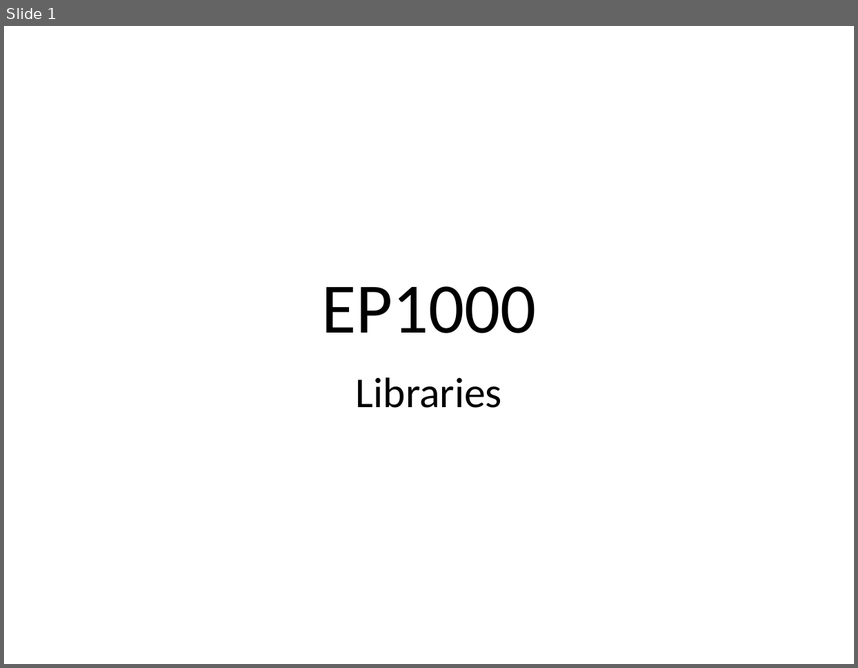
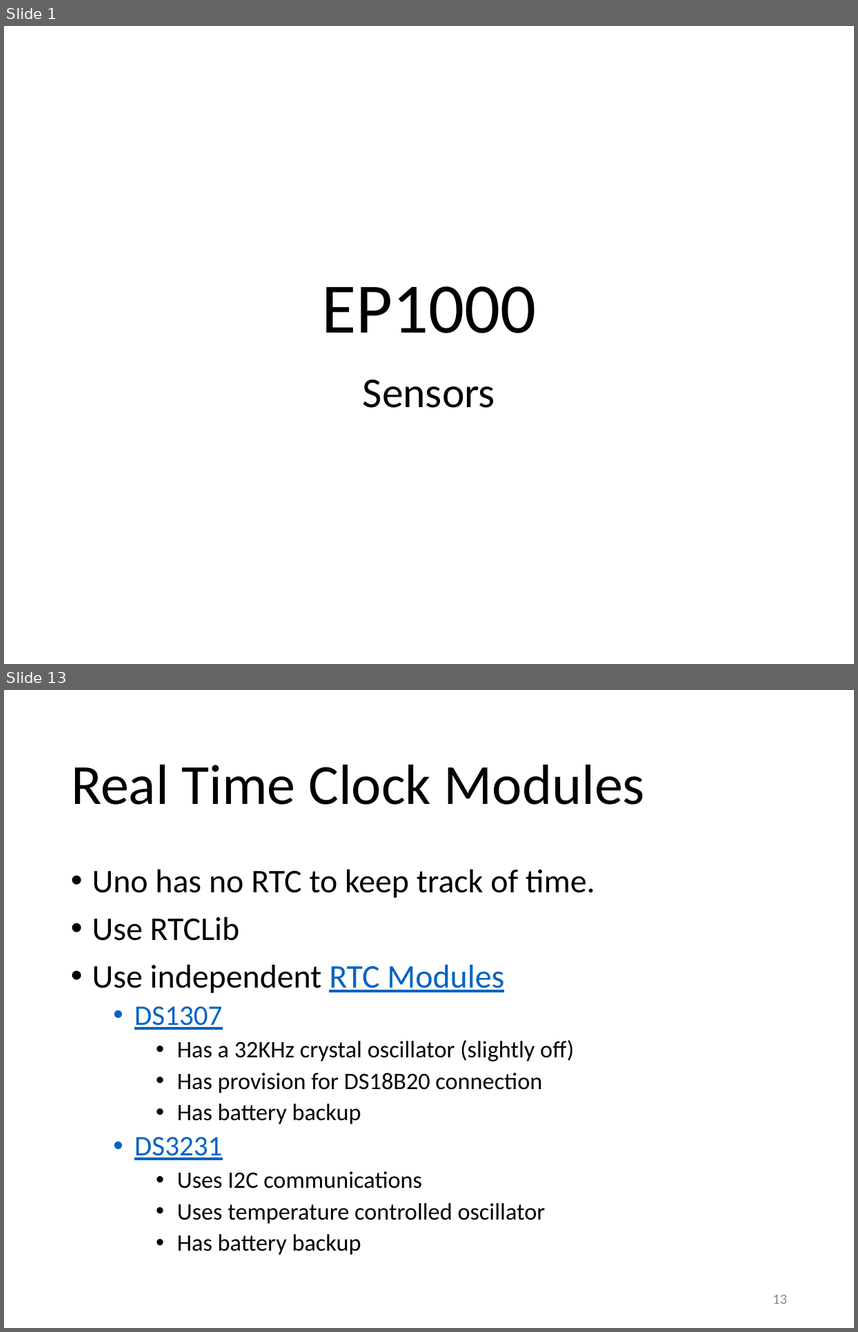
Before and after one commit to RDorville/digfab, a slide deck: presentations/ep1000_sensors/ep1000_sensors.pptx. Shown one above the other, each under a label of ours: slide 1 before the commit, slides 1 and 13 after it; the slides between them are not shown. The pictures are 858x668 and 858x1332 pixels, drawn with LibreOffice and Linux fonts; fonts in the diff are those of the drawing; background and template pictures are left out. Boxes give left, top, right and bottom in pixels: in the first picture for what was removed or moved away, otherwise in the second. Text is boxed around its words. In the diff, an @@ line names an element or a change of style, - is before the commit and + after.

Commit message:
added ep1000 sensors

```diff
--- a/presentations/ep1000_sensors/ep1000_sensors.pptx
+++ b/presentations/ep1000_sensors/ep1000_sensors.pptx
@@ slide 13 added at [4,690,854,1328], background #FFFFFF @@
@@ title added at [71,765,645,805], 48 pt, text #000000 @@
+Real Time Clock Modules
@@ text added at [92,869,595,1254], 20 pt, text #000000 @@
+• Uno has no RTC to keep track of time.
+• Use RTCLib
+• Use independent RTC Modules
+  • DS1307
+    • Has a 32KHz crystal oscillator (slightly off)
+    • Has provision for DS18B20 connection
+    • Has battery backup
+  • DS3231
+    • Uses I2C communications
+    • Uses temperature controlled oscillator
+    • Has battery backup
@@ page number added at [773,1294,787,1303], 12 pt, text #8C8C8C @@
+13
@@ slide 1 changed as well @@
@@ subtitle at [363,379,495,408]: text changed @@
-Libraries
+Sensors
```
Also in this commit, not shown: 2 other slides changed, 12 other slides added, 6 slides removed, 11 other files.
